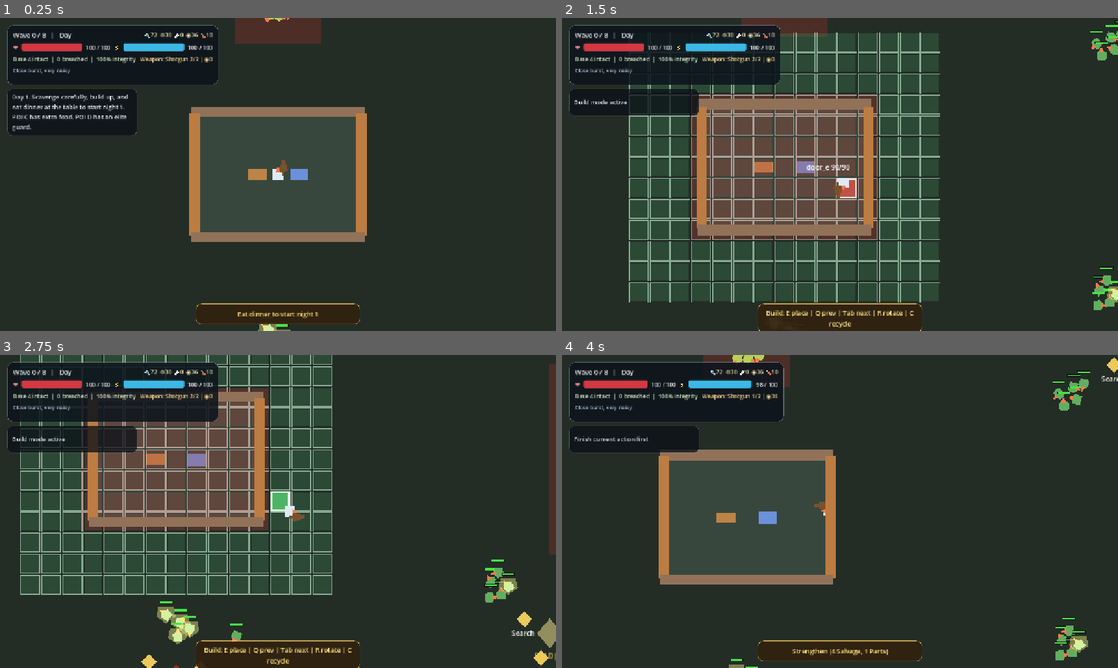
Above: before the commit, frames 1-4 (two rows, left to right).
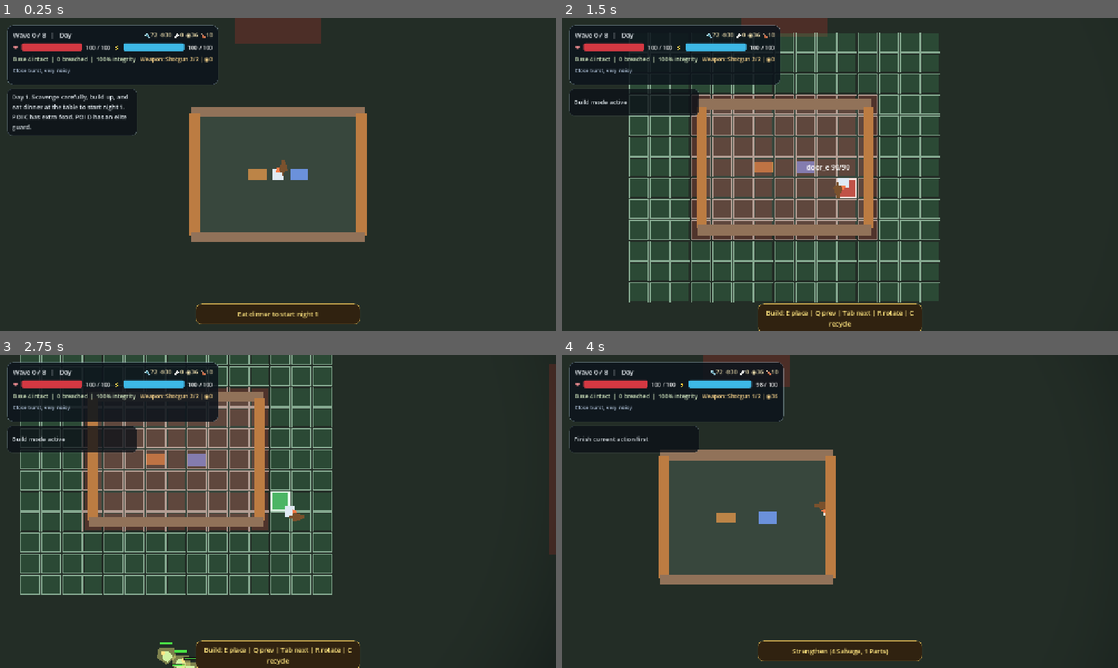
Above: after the commit, the same moments.

Repository: fb-retired-eng/home-survival
Game: Godot game, scene res://scenes/main/Game.tscn
Two runs of this game, one before a commit and one after it. Both use one fixed random seed, a clock stepped at 60 frames per second and the inputs below.
Inputs (mouse positions are in pixels of both pictures, inside the frame that each line leads up to):
- Up to frame 1 (0.25 s): no input
- Up to frame 2 (1.5 s): tap Enter at 0.5 s; move the mouse to (962, 158) at 0.52 s; hold D (move_right) 0.53-1.28 s; tap B (build_mode) at 0.6 s; click (962, 158) at 0.67 s; move the mouse to (728, 190) at 1.27 s; hold S (move_down) from 1.28 s (still down); tap Space (attack) at 1.35 s; click (728, 190) at 1.42 s
- Up to frame 3 (2.75 s): tap B (build_mode) at 1.55, 2.1 s; move the mouse to (333, 442) at 2.02 s; release S (move_down) at 2.03 s; hold D (move_right) from 2.03 s (still down); click (333, 442) at 2.17 s
- Up to frame 4 (4 s): move the mouse to (812, 574) at 2.77 s; release D (move_right) at 2.78 s; hold W (move_up) 2.78-3.53 s; tap Tab (build_next) at 2.85 s; click (812, 574) at 2.92 s; tap B (build_mode) at 3.05, 3.8 s; move the mouse to (1006, 558) at 3.52 s; hold A (move_left) from 3.53 s (still down); tap Q (build_prev) at 3.6 s; click (1006, 558) at 3.67 s

The runs differ from the first frame. In frame 1, 0.1% of the frame differs, in the area x 46-53%, y 0-100%; in frame 2, 0.5%; in frame 3, 1.7%, in the area x 25-100%, y 65-100%; in frame 4, 0.9%.

Commit message:
Fix fog drift and update docs

Diff:
--- a/scenes/main/Game.tscn
+++ b/scenes/main/Game.tscn
@@ -109,7 +109,7 @@
 polygon = PackedVector2Array(0, 500, 420, 500, 420, 940, 0, 940)
 
 [node name="POI_A" type="Node2D" parent="World" unique_id=1508732079]
-position = Vector2(420, 320)
+position = Vector2(205, 220)
 
 [node name="Marker" type="Polygon2D" parent="World/POI_A" unique_id=671602528]
 color = Color(0.93, 0.72, 0.28, 1)
@@ -155,7 +155,7 @@
 bonus_table = ExtResource("7_poi_a_bonus")
 
 [node name="POI_B" type="Node2D" parent="World" unique_id=1746671438]
-position = Vector2(2140, 320)
+position = Vector2(2355, 220)
 
 [node name="Marker" type="Polygon2D" parent="World/POI_B" unique_id=269955236]
 color = Color(0.72, 0.31, 0.18, 1)
@@ -200,7 +200,7 @@
 bonus_table = ExtResource("10_poi_b_bonus")
 
 [node name="POI_C" type="Node2D" parent="World" unique_id=977234679]
-position = Vector2(420, 1120)
+position = Vector2(205, 1220)
 
 [node name="Marker" type="Polygon2D" parent="World/POI_C" unique_id=2030169250]
 color = Color(0.9, 0.67, 0.25, 1)
@@ -247,7 +247,7 @@
 bonus_table = ExtResource("7_poi_a_bonus")
 
 [node name="POI_D" type="Node2D" parent="World" unique_id=721916660]
-position = Vector2(2140, 1120)
+position = Vector2(2355, 1220)
 
 [node name="Marker" type="Polygon2D" parent="World/POI_D" unique_id=949901016]
 color = Color(0.18, 0.28, 0.42, 1)
@@ -298,7 +298,7 @@
 bonus_table = ExtResource("10_poi_b_bonus")
 
 [node name="POI_E" type="Node2D" parent="World" unique_id=631136876]
-position = Vector2(1280, 220)
+position = Vector2(1280, 95)
 
 [node name="Marker" type="Polygon2D" parent="World/POI_E" unique_id=214485449]
 color = Color(0.78, 0.42, 0.26, 1)
@@ -345,7 +345,7 @@
 bonus_table = ExtResource("21_poi_e_bonus")
 
 [node name="POI_F" type="Node2D" parent="World" unique_id=136744481]
-position = Vector2(1280, 1220)
+position = Vector2(1280, 1345)
 
 [node name="Marker" type="Polygon2D" parent="World/POI_F" unique_id=1092195253]
 color = Color(0.6, 0.18, 0.18, 1)
@@ -440,42 +440,42 @@
 [node name="ExplorationSpawnPoints" type="Node2D" parent="World" unique_id=360507860]
 
 [node name="POI_A_Guard" type="Marker2D" parent="World/ExplorationSpawnPoints" unique_id=1407818097]
-position = Vector2(520, 430)
+position = Vector2(330, 358)
 script = ExtResource("15_exploration_spawn")
 spawn_id = &"explore_guard_a"
 enemy_definition = ExtResource("16_basic_enemy")
 daily_elite_definition = ExtResource("27_elite_spitter_enemy")
 
 [node name="POI_B_Guard" type="Marker2D" parent="World/ExplorationSpawnPoints" unique_id=1799033528]
-position = Vector2(2028, 432)
+position = Vector2(2215, 360)
 script = ExtResource("15_exploration_spawn")
 spawn_id = &"explore_guard_b"
 enemy_definition = ExtResource("16_basic_enemy")
 daily_elite_definition = ExtResource("28_elite_brute_enemy")
 
 [node name="POI_C_Guard" type="Marker2D" parent="World/ExplorationSpawnPoints" unique_id=1904742490]
-position = Vector2(532, 1016)
+position = Vector2(345, 1090)
 script = ExtResource("15_exploration_spawn")
 spawn_id = &"explore_guard_c"
 enemy_definition = ExtResource("16_basic_enemy")
 daily_elite_definition = ExtResource("27_elite_spitter_enemy")
 
 [node name="POI_D_Guard" type="Marker2D" parent="World/ExplorationSpawnPoints" unique_id=525360921]
-position = Vector2(2016, 1012)
+position = Vector2(2200, 1085)
 script = ExtResource("15_exploration_spawn")
 spawn_id = &"explore_guard_d"
 enemy_definition = ExtResource("16_basic_enemy")
 daily_elite_definition = ExtResource("27_elite_spitter_enemy")
 
 [node name="POI_E_Guard" type="Marker2D" parent="World/ExplorationSpawnPoints" unique_id=3365090]
-position = Vector2(1286, 332)
+position = Vector2(1288, 235)
 script = ExtResource("15_exploration_spawn")
 spawn_id = &"explore_guard_e"
 enemy_definition = ExtResource("23_runner_enemy")
 daily_elite_definition = ExtResource("28_elite_brute_enemy")
 
 [node name="POI_F_Guard" type="Marker2D" parent="World/ExplorationSpawnPoints" unique_id=188126142]
-position = Vector2(1284, 1100)
+position = Vector2(1285, 1195)
 script = ExtResource("15_exploration_spawn")
 spawn_id = &"explore_guard_f"
 enemy_definition = ExtResource("27_elite_spitter_enemy")
@@ -483,37 +483,37 @@
 [node name="RoamingSpawnZones" type="Node2D" parent="World" unique_id=1631930781]
 
 [node name="NorthWestOuter" type="Marker2D" parent="World/RoamingSpawnZones" unique_id=568450756]
-position = Vector2(720, 220)
+position = Vector2(580, 95)
 script = ExtResource("25_roaming_zone")
 zone_id = &"roam_nw"
 
 [node name="NorthEastOuter" type="Marker2D" parent="World/RoamingSpawnZones" unique_id=1074507864]
-position = Vector2(1840, 220)
+position = Vector2(1980, 95)
 script = ExtResource("25_roaming_zone")
 zone_id = &"roam_ne"
 spawn_weight = 0.9
 
 [node name="NorthMidOuter" type="Marker2D" parent="World/RoamingSpawnZones" unique_id=368854500]
-position = Vector2(1280, 278)
+position = Vector2(1280, 168)
 script = ExtResource("25_roaming_zone")
 zone_id = &"roam_n"
 scatter_radius = 148.0
 spawn_weight = 1.35
 
 [node name="SouthWestOuter" type="Marker2D" parent="World/RoamingSpawnZones" unique_id=1793730484]
-position = Vector2(720, 1220)
+position = Vector2(580, 1345)
 script = ExtResource("25_roaming_zone")
 zone_id = &"roam_sw"
 spawn_weight = 0.9
 
 [node name="SouthEastOuter" type="Marker2D" parent="World/RoamingSpawnZones" unique_id=1545835077]
-position = Vector2(1840, 1220)
+position = Vector2(1980, 1345)
 script = ExtResource("25_roaming_zone")
 zone_id = &"roam_se"
 spawn_weight = 0.9
 
 [node name="SouthMidOuter" type="Marker2D" parent="World/RoamingSpawnZones" unique_id=978747866]
-position = Vector2(1280, 1162)
+position = Vector2(1280, 1273)
 script = ExtResource("25_roaming_zone")
 zone_id = &"roam_s"
 scatter_radius = 148.0
--- a/scenes/ui/HUD.tscn
+++ b/scenes/ui/HUD.tscn
@@ -1,6 +1,7 @@
-[gd_scene load_steps=11 format=3]
+[gd_scene load_steps=13 format=3]
 
 [ext_resource type="Script" path="res://scripts/ui/hud.gd" id="1_hud"]
+[ext_resource type="Shader" path="res://shaders/home_fog.gdshader" id="2_home_fog_shader"]
 
 [sub_resource type="StyleBoxFlat" id="1_main_panel"]
 bg_color = Color(0.05, 0.08, 0.11, 0.88)
@@ -91,8 +92,21 @@
 content_margin_right = 28.0
 content_margin_bottom = 24.0
 
+[sub_resource type="ShaderMaterial" id="8_home_fog_material"]
+shader = ExtResource("2_home_fog_shader")
+
 [node name="HUD" type="CanvasLayer"]
 script = ExtResource("1_hud")
+
+[node name="FogOverlay" type="ColorRect" parent="."]
+unique_name_in_owner = true
+layout_mode = 1
+anchors_preset = 15
+anchor_right = 1.0
+anchor_bottom = 1.0
+mouse_filter = 2
+color = Color(1, 1, 1, 1)
+material = SubResource("8_home_fog_material")
 
 [node name="MainPanel" type="PanelContainer" parent="."]
 custom_minimum_size = Vector2(300, 0)
--- /dev/null
+++ b/scripts/debug/map_fog_probe.gd
@@ -0,0 +1,79 @@
+extends SceneTree
+
+
+func _wait_frames() -> void:
+	await process_frame
+	await physics_frame
+	await process_frame
+
+
+func _sample_fog_alpha(material: ShaderMaterial, world_position: Vector2, camera_position: Vector2, viewport_size: Vector2, camera_zoom: Vector2) -> float:
+	var home_world_position_variant: Variant = material.get_shader_parameter("home_world_position")
+	var fog_start_variant: Variant = material.get_shader_parameter("fog_start_distance")
+	var fog_end_variant: Variant = material.get_shader_parameter("fog_end_distance")
+	var fog_max_variant: Variant = material.get_shader_parameter("fog_max_alpha")
+	var reveal_texture_variant: Variant = material.get_shader_parameter("reveal_texture")
+	var reveal_world_min_variant: Variant = material.get_shader_parameter("reveal_world_min")
+	var reveal_world_max_variant: Variant = material.get_shader_parameter("reveal_world_max")
+	if home_world_position_variant == null or fog_start_variant == null or fog_end_variant == null or fog_max_variant == null:
+		return 0.0
+	var home_world_position: Vector2 = home_world_position_variant
+	var fog_start_distance: float = fog_start_variant
+	var fog_end_distance: float = fog_end_variant
+	var fog_max_alpha: float = fog_max_variant
+	var revealed := false
+	if reveal_texture_variant != null and reveal_world_min_variant != null and reveal_world_max_variant != null:
+		var reveal_texture := reveal_texture_variant as Texture2D
+		var reveal_world_min: Vector2 = reveal_world_min_variant
+		var reveal_world_max: Vector2 = reveal_world_max_variant
+		if reveal_texture != null:
+			var reveal_image := reveal_texture.get_image()
+			if reveal_image != null and reveal_image.get_width() > 0 and reveal_image.get_height() > 0:
+				var reveal_span := reveal_world_max - reveal_world_min
+				var reveal_uv := Vector2(
+					clamp((world_position.x - reveal_world_min.x) / reveal_span.x, 0.0, 0.9999),
+					clamp((world_position.y - reveal_world_min.y) / reveal_span.y, 0.0, 0.9999)
+				)
+				var reveal_x := int(floor(reveal_uv.x * float(reveal_image.get_width())))
+				var reveal_y := int(floor(reveal_uv.y * float(reveal_image.get_height())))
+				revealed = reveal_image.get_pixel(reveal_x, reveal_y).r >= 0.5
+	if revealed:
+		return 0.0
+	var distance_from_home := world_position.distance_to(home_world_position)
+	var fog_amount := 0.0
+	if fog_end_distance > fog_start_distance:
+		fog_amount = clamp((distance_from_home - fog_start_distance) / (fog_end_distance - fog_start_distance), 0.0, 1.0)
+	return fog_amount * fog_max_alpha
+
+
+func _init() -> void:
+	var game_scene := load("res://scenes/main/Game.tscn")
+	var game = game_scene.instantiate()
+	root.add_child(game)
+	await _wait_frames()
+
+	var hud = game.hud
+	var fog_overlay = hud.get_node("FogOverlay") as ColorRect
+	var material := fog_overlay.material as ShaderMaterial
+	var camera := game.player.get_node("Camera2D") as Camera2D
+	var viewport_size: Vector2 = game.get_viewport().get_visible_rect().size
+	var home_position: Vector2 = game.player.global_position
+	var camera_screen_center: Vector2 = camera.get_screen_center_position()
+
+	var home_alpha := _sample_fog_alpha(material, home_position, camera_screen_center, viewport_size, camera.zoom)
+	var far_position := Vector2(2355.0, 220.0)
+	var far_alpha_before := _sample_fog_alpha(material, far_position, camera_screen_center, viewport_size, camera.zoom)
+
+	game.player.global_position = far_position
+	await _wait_frames()
+	camera_screen_center = camera.get_screen_center_position()
+	var far_alpha_after_visit := _sample_fog_alpha(material, far_position, camera_screen_center, viewport_size, camera.zoom)
+
+	print("map_fog_probe_home_alpha=%.3f" % home_alpha)
+	print("map_fog_probe_far_alpha_before_visit=%.3f" % far_alpha_before)
+	print("map_fog_probe_far_alpha_after_visit=%.3f" % far_alpha_after_visit)
+	print("map_fog_probe_overlay_visible=%s" % str(fog_overlay.visible))
+	print("map_fog_probe_home_center=%s" % str(material.get_shader_parameter("home_world_position")))
+	print("map_fog_probe_camera_center=%s" % str(material.get_shader_parameter("camera_world_position")))
+	print("map_fog_probe_camera_screen_center=%s" % str(camera_screen_center))
+	quit()
--- a/scripts/debug/map_layout_probe.gd
+++ b/scripts/debug/map_layout_probe.gd
@@ -12,7 +12,17 @@
 	print("map_layout_probe_player=%s" % str(game.player.global_position))
 	print("map_layout_probe_sleep=%s" % str(game.get_node("World/SleepPoint").global_position))
 	print("map_layout_probe_poi_a=%s" % str(game.get_node("World/POI_A").global_position))
+	print("map_layout_probe_poi_b=%s" % str(game.get_node("World/POI_B").global_position))
+	print("map_layout_probe_poi_c=%s" % str(game.get_node("World/POI_C").global_position))
 	print("map_layout_probe_poi_d=%s" % str(game.get_node("World/POI_D").global_position))
+	print("map_layout_probe_poi_e=%s" % str(game.get_node("World/POI_E").global_position))
+	print("map_layout_probe_poi_f=%s" % str(game.get_node("World/POI_F").global_position))
 	print("map_layout_probe_north_spawn=%s" % str(game.get_node("World/SpawnMarkers/North").global_position))
 	print("map_layout_probe_east_spawn=%s" % str(game.get_node("World/SpawnMarkers/East").global_position))
+	print("map_layout_probe_roam_nw=%s" % str(game.get_node("World/RoamingSpawnZones/NorthWestOuter").global_position))
+	print("map_layout_probe_roam_ne=%s" % str(game.get_node("World/RoamingSpawnZones/NorthEastOuter").global_position))
+	print("map_layout_probe_roam_n=%s" % str(game.get_node("World/RoamingSpawnZones/NorthMidOuter").global_position))
+	print("map_layout_probe_roam_sw=%s" % str(game.get_node("World/RoamingSpawnZones/SouthWestOuter").global_position))
+	print("map_layout_probe_roam_se=%s" % str(game.get_node("World/RoamingSpawnZones/SouthEastOuter").global_position))
+	print("map_layout_probe_roam_s=%s" % str(game.get_node("World/RoamingSpawnZones/SouthMidOuter").global_position))
 	quit()
--- a/scripts/main/game.gd
+++ b/scripts/main/game.gd
@@ -8,6 +8,8 @@
 const ENEMY_DEFINITION_SCRIPT := preload("res://scripts/data/enemy_definition.gd")
 const ROAMING_SPAWN_ZONE_SCRIPT := preload("res://scripts/world/roaming_spawn_zone.gd")
 const PLACEABLE_PROFILE_SCRIPT := preload("res://scripts/data/placeable_profile.gd")
+const FOG_MEMORY_CELL_SIZE := 80.0
+const FOG_VISIT_RADIUS_CELLS := 1
 const POSITIVE_POI_MODIFIERS: Array[StringName] = [&"bountiful_food", &"extra_parts"]
 const NEGATIVE_POI_MODIFIERS: Array[StringName] = [&"disturbed", &"elite_present"]
 const ELITE_MODIFIER_POIS := {
@@ -47,6 +49,7 @@
 @onready var spawn_markers_root: Node2D = $World/SpawnMarkers
 @onready var defense_sockets: Node2D = $World/DefenseSockets
 @onready var construction_grid = $World/ConstructionGrid
+@onready var player_camera: Camera2D = $Player/Camera2D
 @onready var exploration_spawn_points_root: Node2D = $World/ExplorationSpawnPoints
 @onready var roaming_spawn_zones_root: Node2D = $World/RoamingSpawnZones
 @onready var construction_placeables: Node2D = $World/ConstructionPlaceables
@@ -64,6 +67,14 @@
 var _last_daily_refilled_pois: Array[StringName] = []
 var _selected_buildable_profile_index: int = 0
 var _selected_buildable_rotation: int = 0
+var _fog_home_world_position: Vector2 = Vector2.ZERO
+var _fog_world_min: Vector2 = Vector2(-1280.0, -720.0)
+var _fog_world_max: Vector2 = Vector2(3840.0, 2160.0)
+var _fog_memory_image: Image
+var _fog_memory_texture: ImageTexture
+var _fog_memory_cells_x: int = 0
+var _fog_memory_cells_y: int = 0
+var _fog_last_revealed_cell: Vector2i = Vector2i(2147483647, 2147483647)
 
 
 func _ready() -> void:
@@ -98,6 +109,8 @@
 	player.build_rotation_requested.connect(_on_player_build_rotation_requested)
 	game_manager.run_state_changed.connect(_on_run_state_changed)
 	_configure_scavenge_nodes()
+	_fog_home_world_position = player.global_position
+	_initialize_fog_memory()
 	player.set_build_mode_allowed(true)
 	_on_wave_changed(game_manager.current_wave)
 	_on_run_state_changed(game_manager.run_state)
@@ -106,12 +119,22 @@
 
 func _physics_process(_delta: float) -> void:
 	if construction_grid == null:
-		return
-	if not construction_grid.is_build_mode_active():
-		return
-	if player == null or not is_instance_valid(player):
-		return
-	construction_grid.set_preview_world_position(player.global_position)
+		pass
+	elif construction_grid.is_build_mode_active() and player != null and is_instance_valid(player):
+		construction_grid.set_preview_world_position(player.global_position)
+
+	_update_fog_memory()
+	if hud != null and is_instance_valid(hud) and player != null and is_instance_valid(player) and player_camera != null and is_instance_valid(player_camera):
+		var camera_screen_center := player_camera.get_screen_center_position()
+		hud.set_home_fog_state(
+			_fog_home_world_position,
+			camera_screen_center,
+			player_camera.zoom,
+			get_viewport_rect().size,
+			_fog_memory_texture,
+			_fog_world_min,
+			_fog_world_max
+		)
 
 
 func _build_defense_sockets() -> void:
@@ -1546,3 +1569,53 @@
 		hp_percent = int(round((float(total_hp) / float(total_max_hp)) * 100.0))
 
 	hud.set_base_status(intact_count, breached_count, hp_percent)
+
+
+func _initialize_fog_memory() -> void:
+	_fog_memory_cells_x = int((_fog_world_max.x - _fog_world_min.x) / FOG_MEMORY_CELL_SIZE)
+	_fog_memory_cells_y = int((_fog_world_max.y - _fog_world_min.y) / FOG_MEMORY_CELL_SIZE)
+	_fog_memory_image = Image.create(_fog_memory_cells_x, _fog_memory_cells_y, false, Image.FORMAT_RGBA8)
+	_fog_memory_image.fill(Color(0.0, 0.0, 0.0, 1.0))
+	_fog_memory_texture = ImageTexture.create_from_image(_fog_memory_image)
+	_reveal_fog_at_world_position(_fog_home_world_position)
+
+
+func _update_fog_memory() -> void:
+	if player == null or not is_instance_valid(player):
+		return
+	_reveal_fog_at_world_position(player.global_position)
+
+
+func _reveal_fog_at_world_position(world_position: Vector2) -> void:
+	if _fog_memory_image == null:
+		return
+	var cell := _fog_world_position_to_cell(world_position)
+	if cell == _fog_last_revealed_cell:
+		return
+	_fog_last_revealed_cell = cell
+
+	for dx in range(-FOG_VISIT_RADIUS_CELLS, FOG_VISIT_RADIUS_CELLS + 1):
+		for dy in range(-FOG_VISIT_RADIUS_CELLS, FOG_VISIT_RADIUS_CELLS + 1):
+			var reveal_cell := Vector2i(cell.x + dx, cell.y + dy)
+			if not _is_fog_cell_in_bounds(reveal_cell):
+				continue
+			_fog_memory_image.set_pixel(reveal_cell.x, reveal_cell.y, Color(1.0, 1.0, 1.0, 1.0))
+
+	_fog_memory_texture = ImageTexture.create_from_image(_fog_memory_image)
+
+
+func _fog_world_position_to_cell(world_position: Vector2) -> Vector2i:
+	var local := world_position - _fog_world_min
+	return Vector2i(
+		floori(local.x / FOG_MEMORY_CELL_SIZE),
+		floori(local.y / FOG_MEMORY_CELL_SIZE)
+	)
+
+
+func _is_fog_cell_in_bounds(cell: Vector2i) -> bool:
+	return (
+		cell.x >= 0
+		and cell.y >= 0
+		and cell.x < _fog_memory_cells_x
+		and cell.y < _fog_memory_cells_y
+	)
--- a/scripts/ui/hud.gd
+++ b/scripts/ui/hud.gd
@@ -1,5 +1,10 @@
 extends CanvasLayer
 class_name HUD
+
+const FOG_START_DISTANCE := 720.0
+const FOG_END_DISTANCE := 1320.0
+const FOG_MAX_ALPHA := 0.82
+const FOG_COLOR := Color(0.03, 0.05, 0.06, 1.0)
 
 var player
 var _health_current: int = 0
@@ -20,6 +25,7 @@
 @onready var weapon_trait_label: Label = %WeaponTraitLabel
 @onready var resources_label: Label = %ResourcesLabel
 @onready var status_label: Label = %StatusLabel
+@onready var fog_overlay: ColorRect = %FogOverlay
 @onready var interaction_panel: PanelContainer = %InteractionLabel.get_parent()
 @onready var interaction_label: Label = %InteractionLabel
 @onready var end_overlay: Control = %EndOverlay
@@ -47,6 +53,23 @@
 
 func set_status(text: String) -> void:
 	status_label.text = text
+
+
+func set_home_fog_state(home_world_position: Vector2, camera_world_position: Vector2, camera_zoom: Vector2, viewport_size: Vector2, reveal_texture: Texture2D, reveal_world_min: Vector2, reveal_world_max: Vector2) -> void:
+	var material := fog_overlay.material as ShaderMaterial
+	if material == null:
+		return
+	material.set_shader_parameter("home_world_position", home_world_position)
+	material.set_shader_parameter("camera_world_position", camera_world_position)
+	material.set_shader_parameter("camera_zoom", camera_zoom)
+	material.set_shader_parameter("viewport_size", viewport_size)
+	material.set_shader_parameter("reveal_texture", reveal_texture)
+	material.set_shader_parameter("reveal_world_min", reveal_world_min)
+	material.set_shader_parameter("reveal_world_max", reveal_world_max)
+	material.set_shader_parameter("fog_start_distance", FOG_START_DISTANCE)
+	material.set_shader_parameter("fog_end_distance", FOG_END_DISTANCE)
+	material.set_shader_parameter("fog_max_alpha", FOG_MAX_ALPHA)
+	material.set_shader_parameter("fog_color", FOG_COLOR)
 
 
 func set_interaction_prompt(text: String) -> void:
--- /dev/null
+++ b/shaders/home_fog.gdshader
@@ -0,0 +1,31 @@
+shader_type canvas_item;
+render_mode unshaded;
+
+uniform vec2 home_world_position = vec2(1280.0, 720.0);
+uniform vec2 camera_world_position = vec2(1280.0, 720.0);
+uniform vec2 camera_zoom = vec2(1.0, 1.0);
+uniform vec2 viewport_size = vec2(2560.0, 1440.0);
+uniform sampler2D reveal_texture;
+uniform vec2 reveal_world_min = vec2(-1280.0, -720.0);
+uniform vec2 reveal_world_max = vec2(3840.0, 2160.0);
+uniform float fog_start_distance = 720.0;
+uniform float fog_end_distance = 1320.0;
+uniform float fog_max_alpha = 0.82;
+uniform float reveal_threshold = 0.5;
+uniform vec4 fog_color : source_color = vec4(0.03, 0.05, 0.06, 1.0);
+
+
+void fragment() {
+	vec2 zoom = max(camera_zoom, vec2(0.001, 0.001));
+	vec2 world_pos = camera_world_position + (SCREEN_UV - vec2(0.5, 0.5)) * viewport_size / zoom;
+	float distance_from_home = distance(world_pos, home_world_position);
+	float fog_amount = smoothstep(fog_start_distance, fog_end_distance, distance_from_home);
+	float alpha = fog_amount * fog_max_alpha;
+	vec2 reveal_span = max(reveal_world_max - reveal_world_min, vec2(0.001, 0.001));
+	vec2 reveal_uv = clamp((world_pos - reveal_world_min) / reveal_span, vec2(0.0, 0.0), vec2(1.0, 1.0));
+	float revealed = texture(reveal_texture, reveal_uv).r;
+	if (revealed >= reveal_threshold) {
+		alpha = 0.0;
+	}
+	COLOR = vec4(fog_color.rgb, alpha);
+}
Not shown, added: scripts/debug/map_fog_probe.gd.uid
Not shown, added: shaders/home_fog.gdshader.uid
Not shown, changed: MVP1_SPEC.md
Not shown, changed: PROJECT_EXECUTION_LOG.md
Not shown, changed: README.md
